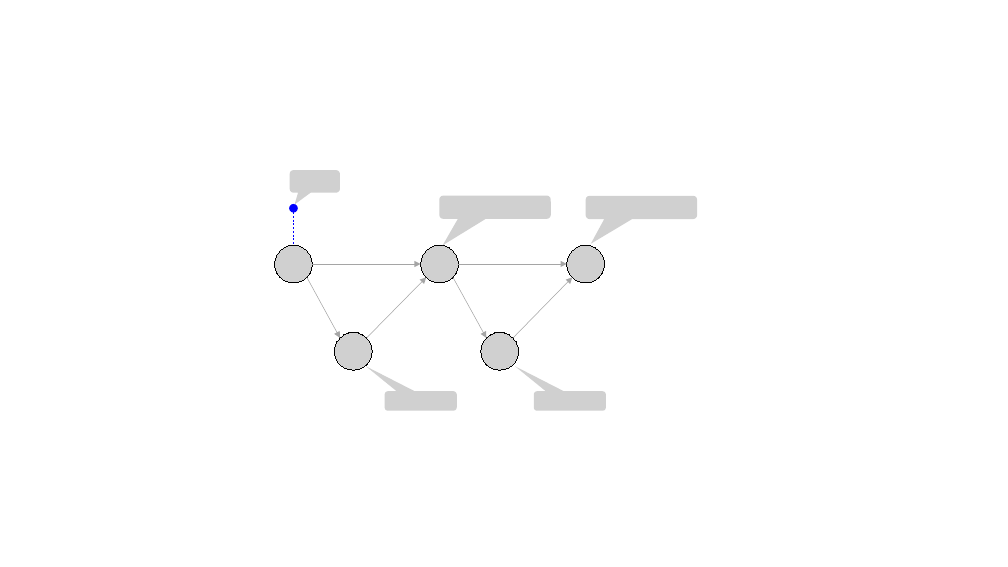
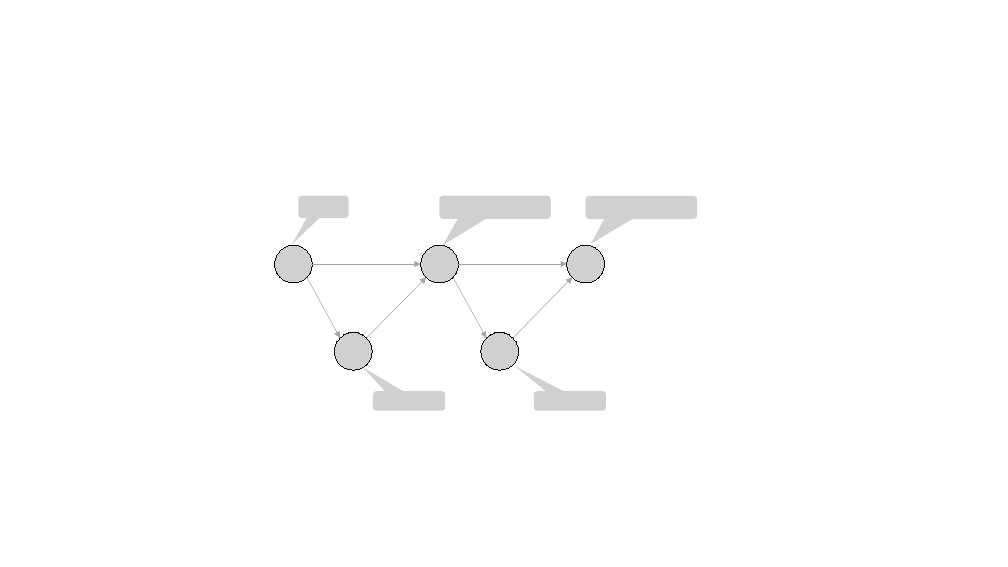
Before and after one commit to borglab/gtsam.org, a slide deck: slide 11 of assets/images/lqr_control/Elimination.pptx. Drawn at 1008x567 pixels with LibreOffice and Linux fonts; fonts in the diff are those of the drawing; grey boxes stand for pictures. Boxes give left, top, right and bottom in pixels: in the first picture for what was removed or moved away, otherwise in the second. Text is boxed around its words. In the diff, an @@ line names an element or a change of style, - is before the commit and + after.

```diff
--- a/assets/images/lqr_control/Elimination.pptx
+++ b/assets/images/lqr_control/Elimination.pptx
@@ picture removed at [290, 170, 340, 193] @@
@@ ellipse removed at [290, 205, 297, 212] @@
@@ picture added at [299, 196, 349, 219] @@
@@ line removed from (293, 212) to (293, 245) @@
@@ picture: place and size @@
-picture at [385, 391, 457, 411]
+picture at [373, 391, 445, 411]
```
Also in this commit, not shown: 2 other slides changed, 7 other files.
